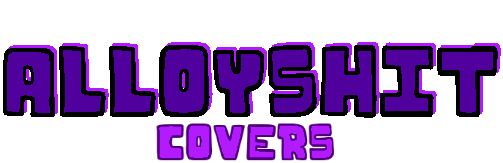
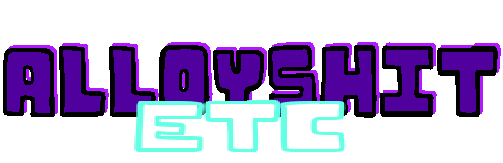
Layered file, before and after one edit (503 x 163). Changes by layer:
added group "cópia de Grupo de camadas" with 1 layers above "Grupo de camadas" over box(134, 99, 346, 153)
added layer "Camada #2" in group "cópia de Grupo de camadas" over box(134, 99, 346, 153)
hid "Layer #3" over box(156, 123, 335, 161)